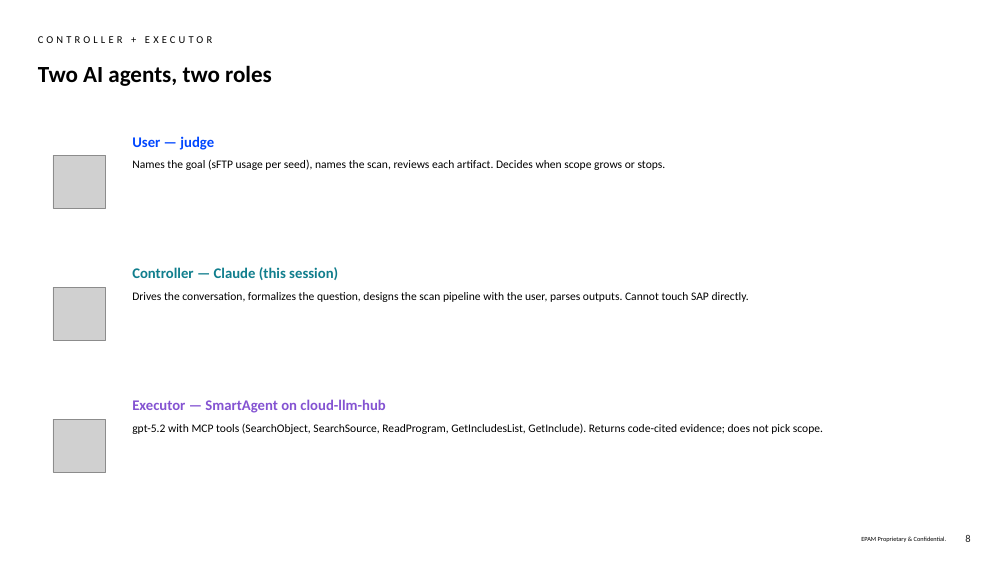
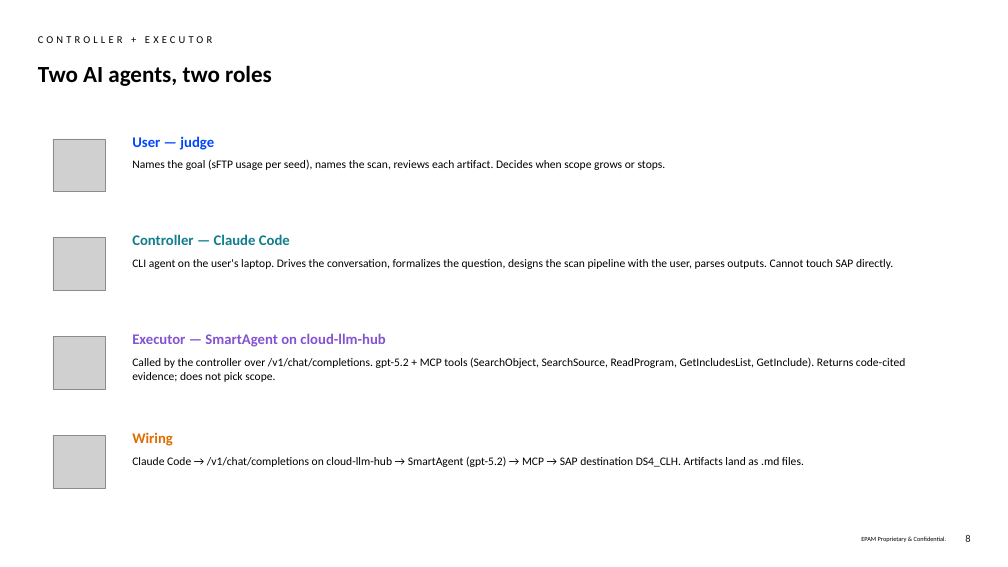
Before and after one commit to fr0ster/cloud-llm-hub, a slide deck: slide 8 of docs/tutorials/codebase-analysis/examples/report.simple-deck.pptx. Drawn at 1008x567 pixels with LibreOffice and Linux fonts; fonts in the diff are those of the drawing; grey boxes stand for pictures; background and template pictures are left out. Boxes give left, top, right and bottom in pixels: in the first picture for what was removed or moved away, otherwise in the second. Text is boxed around its words. In the diff, an @@ line names an element or a change of style, - is before the commit and + after.

```diff
--- a/docs/tutorials/codebase-analysis/examples/report.simple-deck.pptx
+++ b/docs/tutorials/codebase-analysis/examples/report.simple-deck.pptx
@@ picture moved from (x1=53, y1=156, x2=106, y2=209) to (x1=53, y1=139, x2=106, y2=192) @@
@@ picture moved from (x1=53, y1=287, x2=106, y2=340) to (x1=53, y1=238, x2=106, y2=291) @@
@@ text at (x1=132, y1=234, x2=893, y2=269): text changed @@
-Controller — Claude (this session)
-Drives the conversation, formalizes the question, designs the scan pipeline with the user, parses outputs. Cannot touch SAP directly.
+Controller — Claude Code
+CLI agent on the user's laptop. Drives the conversation, formalizes the question, designs the scan pipeline with the user, parses outputs. Cannot touch SAP directly.
@@ picture moved from (x1=53, y1=419, x2=106, y2=472) to (x1=53, y1=337, x2=106, y2=389) @@
@@ text at (x1=132, y1=357, x2=905, y2=382): text changed @@
-gpt-5.2 with MCP tools (SearchObject, SearchSource, ReadProgram, GetIncludesList, GetInclude). Returns code-cited evidence; does not pick scope.
+Called by the controller over /v1/chat/completions. gpt-5.2 + MCP tools (SearchObject, SearchSource, ReadProgram, GetIncludesList, GetInclude). Returns code-cited evidence; does not pick scope.
@@ text "Executor — SmartAgent on cloud-llm-hub" moved from (x1=132, y1=399, x2=823, y2=434) to (x1=132, y1=333, x2=905, y2=382) @@
@@ picture added at (x1=53, y1=436, x2=106, y2=488) @@
@@ text added at (x1=132, y1=432, x2=804, y2=467), 11 pt, text #000000 @@
+Wiring
+Claude Code → /v1/chat/completions on cloud-llm-hub → SmartAgent (gpt-5.2) → MCP → SAP destination DS4_CLH. Artifacts land as .md files.
```
Also in this commit, not shown: 4 other files.
